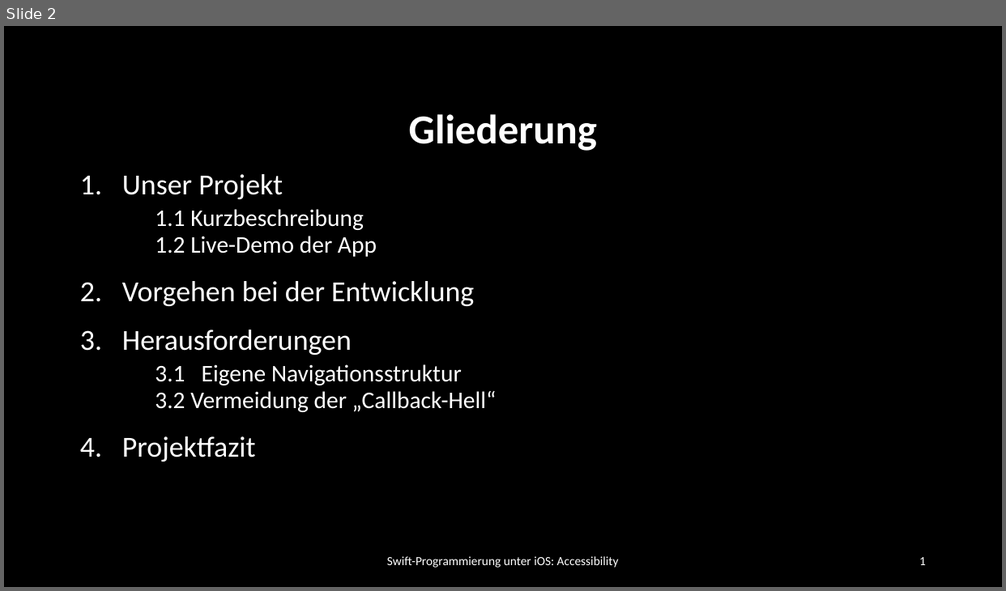
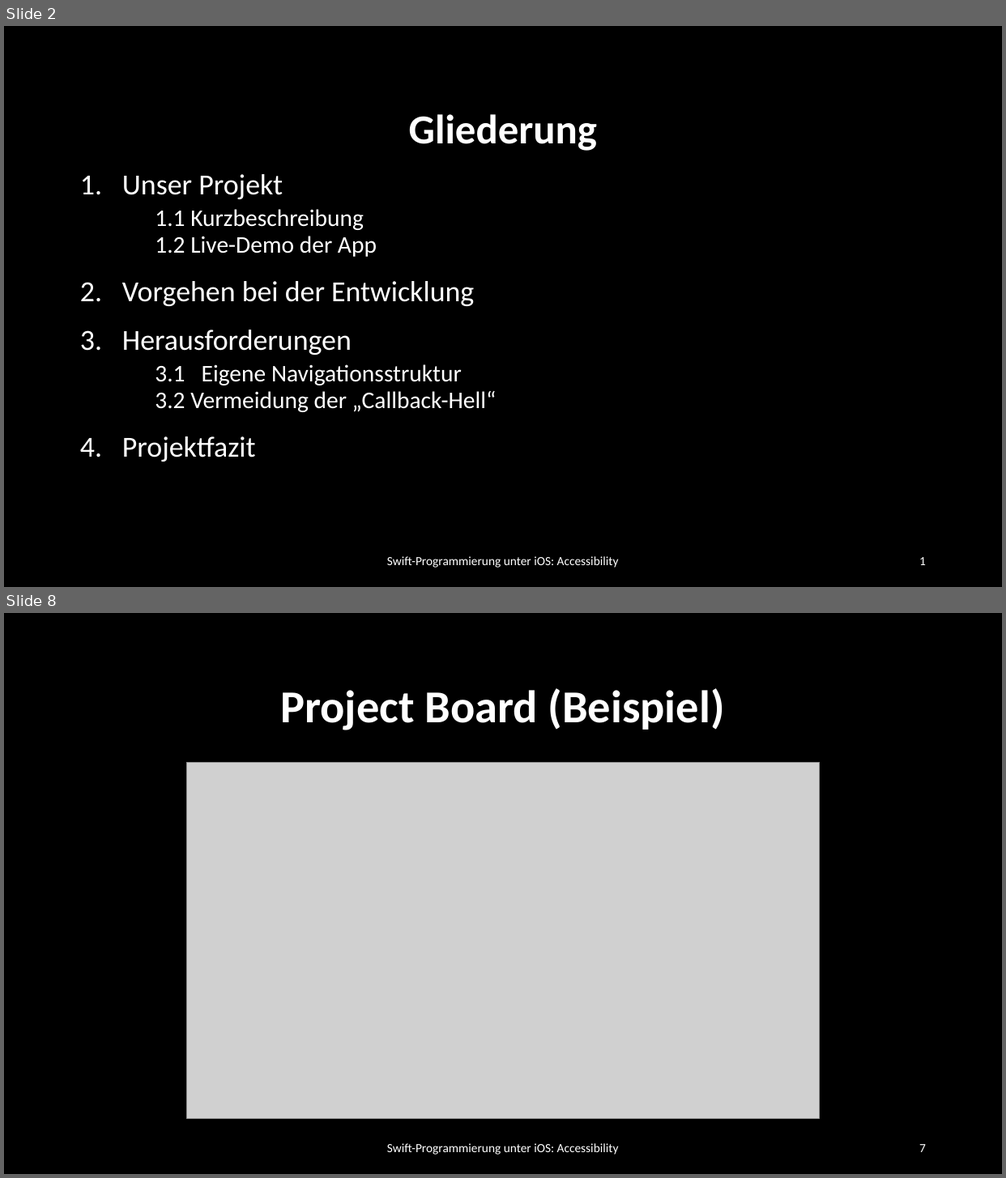
Before and after one commit to dspengler99/Quiz-With-Me, a slide deck: Präsentation/Quiz With Me.pptx. Shown one above the other, each under a label of ours: slide 2 before the commit, slides 2 and 8 after it; the slides between them are not shown. The pictures are 1006x591 and 1006x1178 pixels, drawn with LibreOffice and Linux fonts; fonts in the diff are those of the drawing; grey boxes stand for pictures; background and template pictures are left out. Boxes give left, top, right and bottom in pixels: in the first picture for what was removed or moved away, otherwise in the second. Text is boxed around its words. In the diff, an @@ line names an element or a change of style, - is before the commit and + after.

```diff
--- a/Präsentation/Quiz With Me.pptx
+++ b/Präsentation/Quiz With Me.pptx
@@ slide 8 added at (4, 613, 1002, 1174), background #000000 @@
@@ title added at (280, 688, 725, 730), 44 pt, text #FFFFFF, bold @@
+Project Board (Beispiel)
@@ picture added at (187, 763, 820, 1119) @@
@@ text added at (387, 1144, 619, 1155), 12 pt, text #FFFFFF @@
+Swift-Programmierung unter iOS: Accessibility
@@ page number added at (919, 1144, 926, 1152), 12 pt, text #FFFFFF @@
+7
```
Also in this commit, not shown: 18 other slides added, 2 other files.
